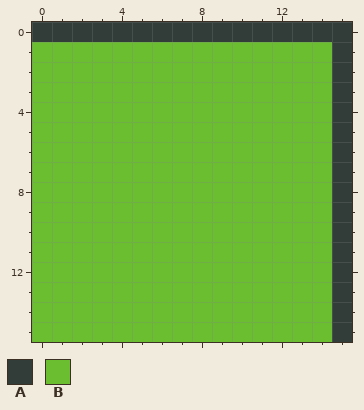
File history of a pixel-art file, Assets/Sprites/Brute/Tilesets/Terrain/Grass/grass-flat-outline-top-left.aseprite. Above: the version before the commit.
16x16 pixels, 1 frame.
Palette (. is transparent): A #323c39  B #6abe30
And afterwards:
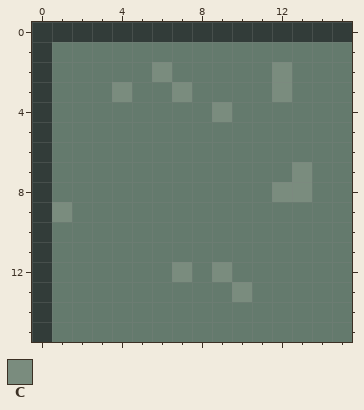
Colours new in this view: C #7a8c7e
What changed:
layer "outline" removed
colour B: #6abe30 -> #647a6d
Layer "Layer 1":
y 1: x 0 B -> A; x 15 A -> B
y 2: x 0 B -> A; x 6 B -> C; x 12 B -> C; x 15 A -> B
y 3: x 0 B -> A; x 4 B -> C; x 7 B -> C; x 12 B -> C; x 15 A -> B
y 4: x 0 B -> A; x 9 B -> C; x 15 A -> B
y 5..6: x 0 B -> A; x 15 A -> B
y 7: x 0 B -> A; x 13 B -> C; x 15 A -> B
y 8: x 0 B -> A; x 12..13 BB -> CC; x 15 A -> B
y 9: x 0..1 BB -> AC; x 15 A -> B
y 10..11: x 0 B -> A; x 15 A -> B
y 12: x 0 B -> A; x 7 B -> C; x 9 B -> C; x 15 A -> B
y 13: x 0 B -> A; x 10 B -> C; x 15 A -> B
y 14..15: x 0 B -> A; x 15 A -> B
